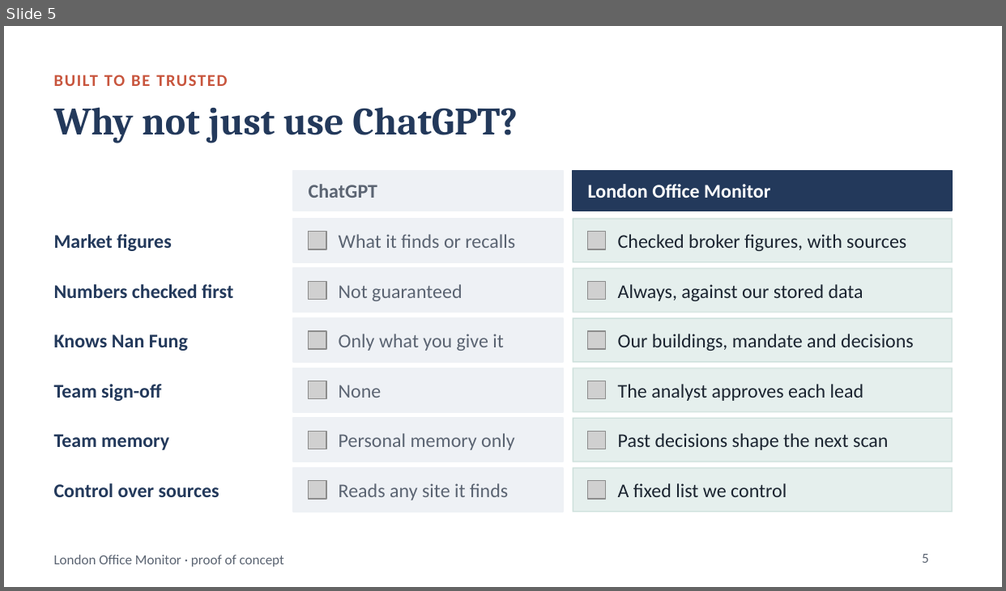
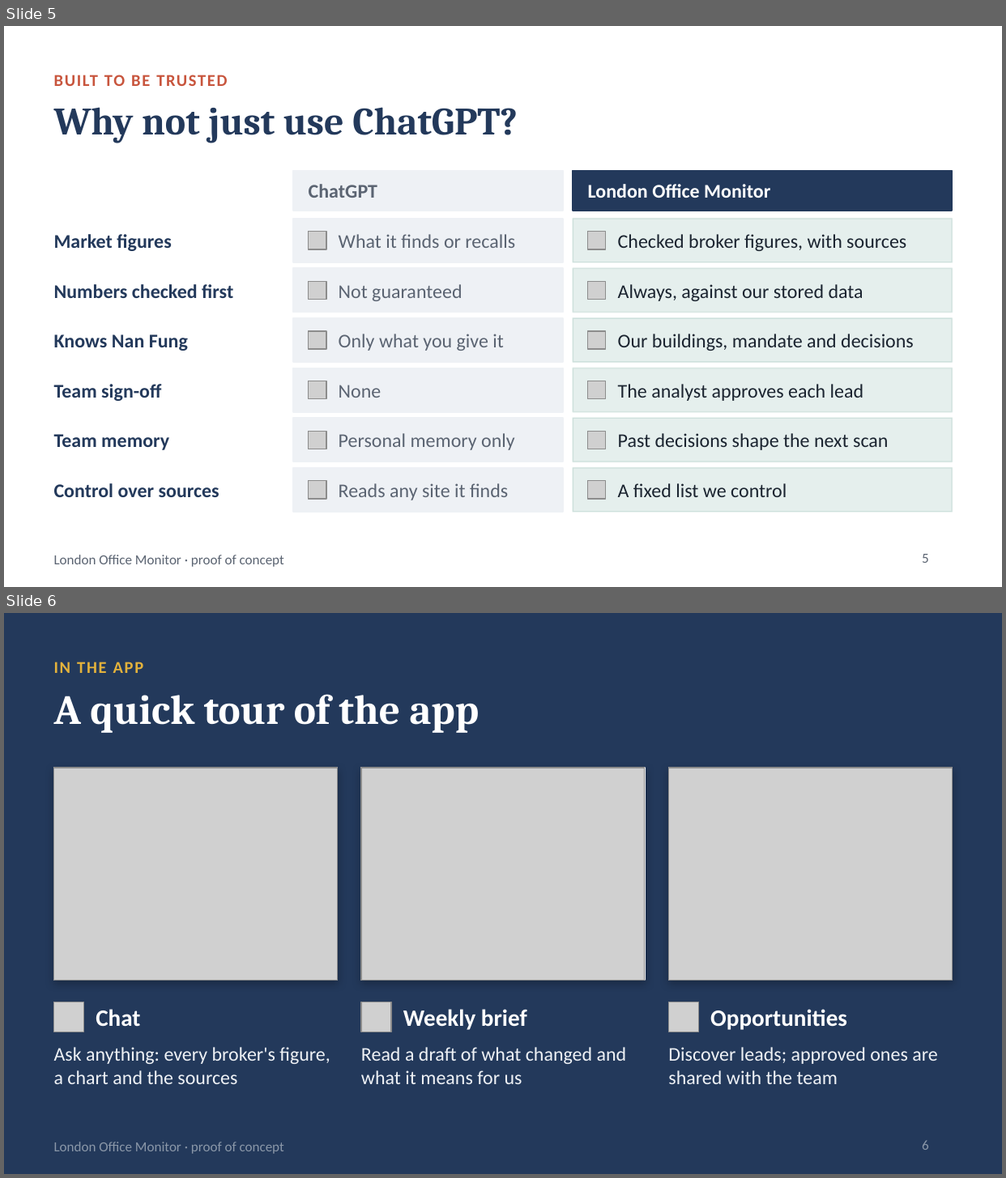
Before and after one commit to codychan5/market_monitor_agent, a slide deck: slides/london-office-monitor.pptx. Shown one above the other, each under a label of ours: slide 5 before the commit, slides 5 and 6 after it. The pictures are 1006x591 and 1006x1178 pixels, drawn with LibreOffice and Linux fonts; fonts in the diff are those of the drawing; grey boxes stand for pictures. Boxes give left, top, right and bottom in pixels: in the first picture for what was removed or moved away, otherwise in the second. Text is boxed around its words. In the diff, an @@ line names an element or a change of style, - is before the commit and + after.

```diff
--- a/slides/london-office-monitor.pptx
+++ b/slides/london-office-monitor.pptx
@@ slide 6 added at bbox=[4, 613, 1002, 1174], background #23395B @@
@@ text added at bbox=[54, 662, 144, 673], 12 pt, text #E3B23C, bold @@
+IN THE APP
@@ title added at bbox=[54, 694, 479, 733], 30 pt, text #FFFFFF, bold @@
+A quick tour of the app
@@ rectangle added at bbox=[54, 768, 337, 980], fill #FFFFFF, outline #FFFFFF 1 pt @@
@@ picture added at bbox=[54, 768, 337, 980] @@
@@ rectangle added at bbox=[361, 768, 645, 980], fill #FFFFFF, outline #FFFFFF 1 pt @@
@@ picture added at bbox=[361, 768, 645, 980] @@
@@ rectangle added at bbox=[669, 768, 952, 980], fill #FFFFFF, outline #FFFFFF 1 pt @@
@@ picture added at bbox=[669, 768, 952, 980] @@
@@ picture added at bbox=[54, 1002, 84, 1032] @@
@@ text added at bbox=[96, 1009, 140, 1027], 17 pt, text #FFFFFF, bold @@
+Chat
@@ picture added at bbox=[361, 1002, 391, 1032] @@
@@ text added at bbox=[403, 1009, 527, 1030], 17 pt, text #FFFFFF, bold @@
+Weekly brief
@@ picture added at bbox=[669, 1002, 698, 1032] @@
@@ text added at bbox=[710, 1009, 847, 1030], 17 pt, text #FFFFFF, bold @@
+Opportunities
@@ text added at bbox=[54, 1047, 330, 1084], 14 pt, text #EEF1F5 @@
+Ask anything: every broker's figure, a chart and the sources
@@ text added at bbox=[361, 1047, 627, 1084], 14 pt, text #EEF1F5 @@
+Read a draft of what changed and what it means for us
@@ text added at bbox=[668, 1047, 937, 1084], 14 pt, text #EEF1F5 @@
+Discover leads; approved ones are shared with the team
@@ text added at bbox=[54, 1142, 284, 1154], 10 pt, text #8A97A8 @@
+London Office Monitor · proof of concept
@@ page number added at bbox=[922, 1140, 929, 1150], 10 pt, text #8A97A8 @@
+6
```
Also in this commit, not shown: 1 slide removed, 9 other files.
